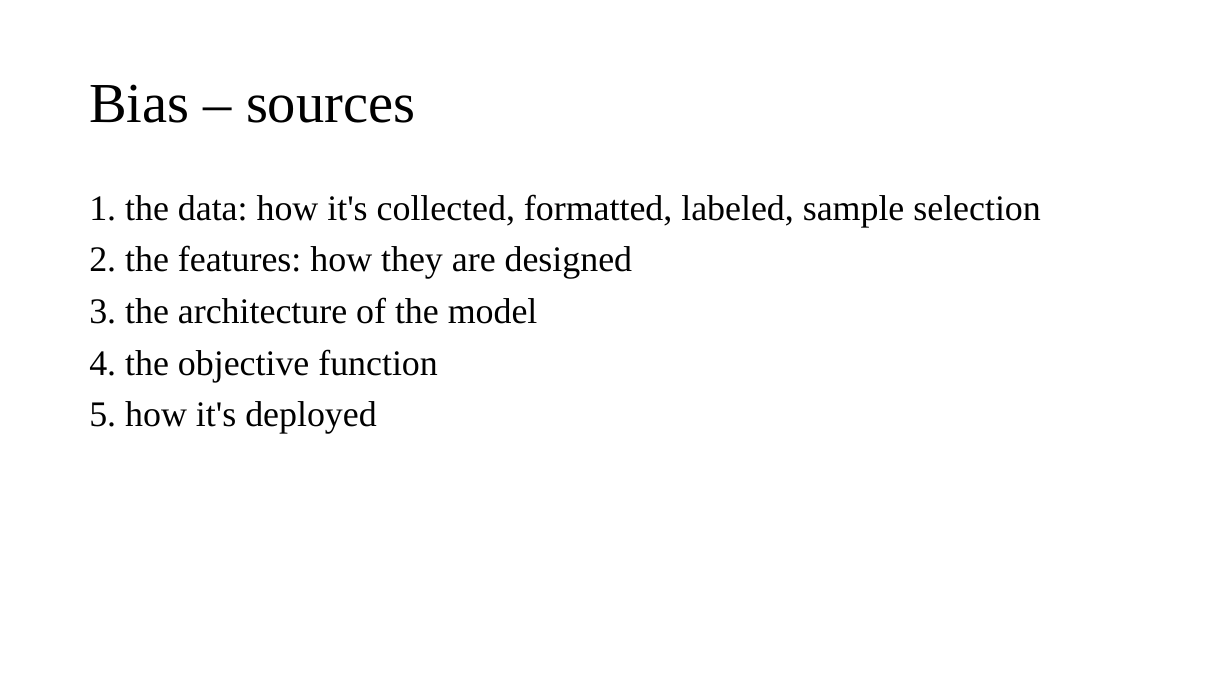
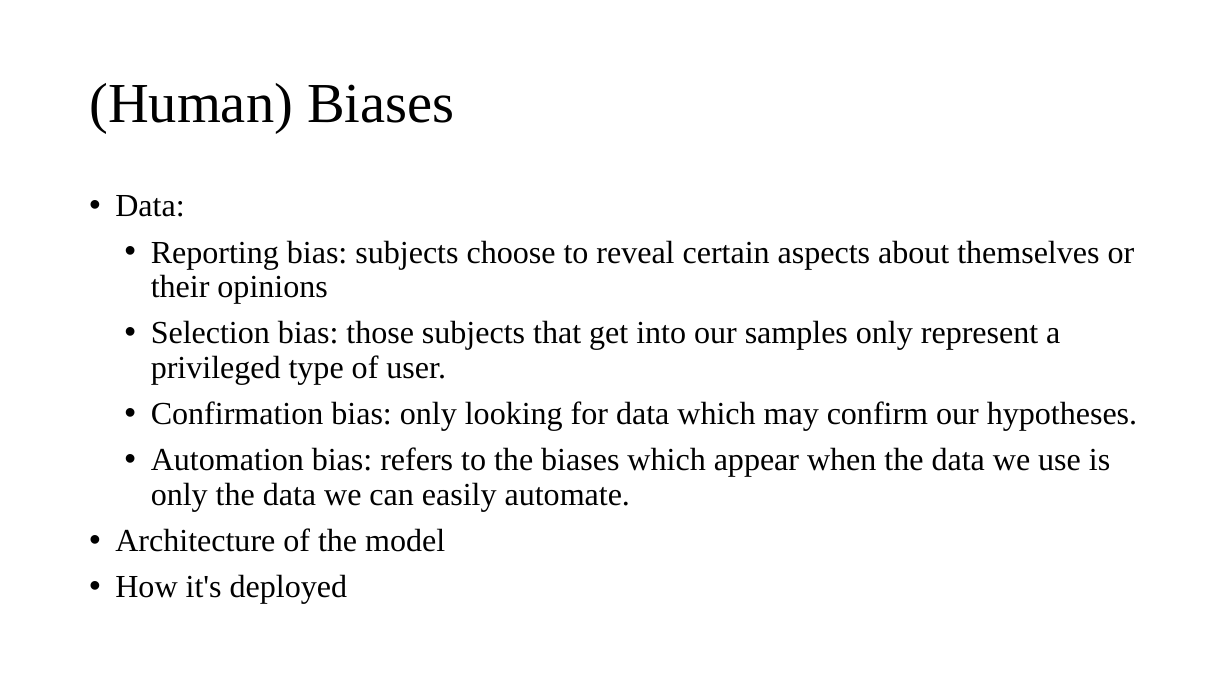
Before and after one commit to Amirosimani/Machine_Learning_Pratt, a slide deck: slide 9 of course slides/week_02.pptx (slide 4 before the commit). Drawn at 1232x693 pixels with LibreOffice and Linux fonts; fonts in the diff are those of the drawing. Boxes give left, top, right and bottom in pixels: in the first picture for what was removed or moved away, otherwise in the second. Text is boxed around its words. In the diff, an @@ line names an element or a change of style, - is before the commit and + after.

```diff
--- a/course slides/week_02.pptx
+++ b/course slides/week_02.pptx
@@ title at (x1=89, y1=83, x2=454, y2=133): text changed @@
-Bias – sources
+(Human) Biases
@@ text at (x1=115, y1=195, x2=1137, y2=604): text changed; size 28 to 25 pt @@
-1. the data: how it's collected, formatted, labeled, sample selection
-2. the features: how they are designed
-3. the architecture of the model
-4. the objective function
-5. how it's deployed
+• Data:
+  • Reporting bias: subjects choose to reveal certain aspects about themselves or their opinions
+  • Selection bias: those subjects that get into our samples only represent a privileged type of user.
+  • Confirmation bias: only looking for data which may confirm our hypotheses.
+  • Automation bias: refers to the biases which appear when the data we use is only the data we can easily automate.
+• Architecture of the model
+• How it's deployed
```
Also in this commit, not shown: 1 other slide changed, 6 slides added, 3 other files.
